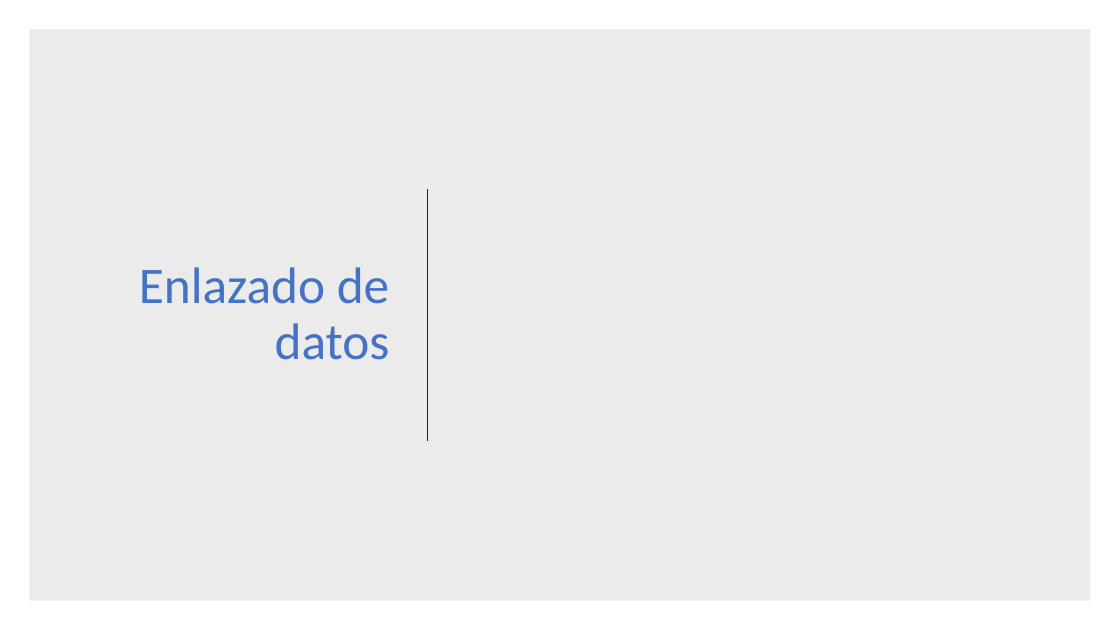
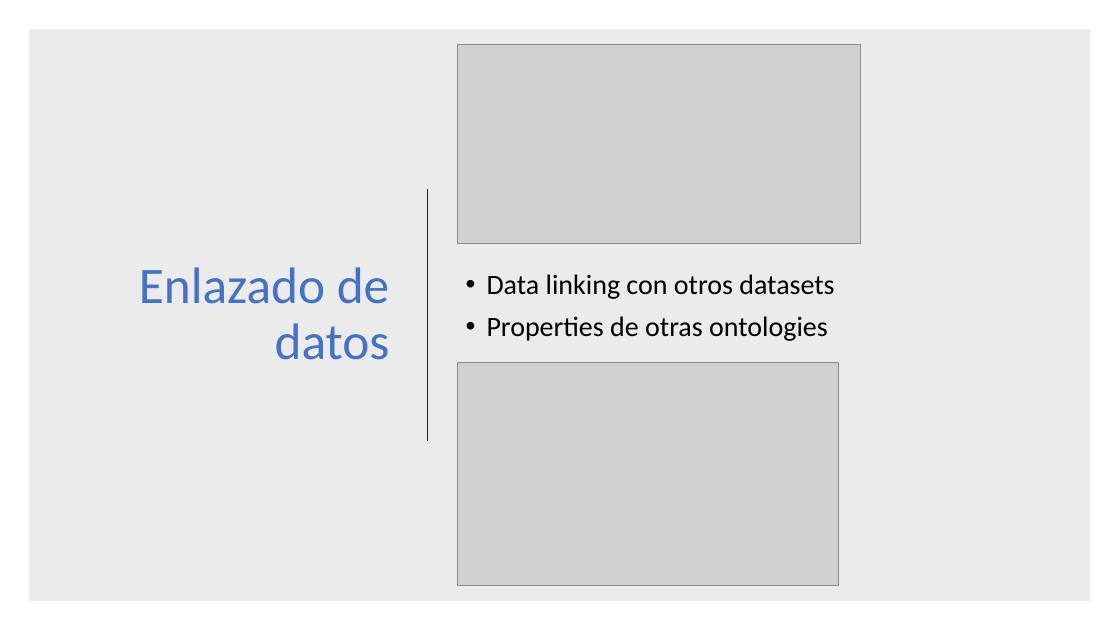
Before and after one commit to rubengomez97/Curso2018-2019, a slide deck: slide 11 of HandsOn/Group04/Presentacion.pptx. Drawn at 1120x630 pixels with LibreOffice and Linux fonts; fonts in the diff are those of the drawing; grey boxes stand for pictures. Boxes give left, top, right and bottom in pixels: in the first picture for what was removed or moved away, otherwise in the second. Text is boxed around its words. In the diff, an @@ line names an element or a change of style, - is before the commit and + after.

Commit message:
Presentation completed

```diff
--- a/HandsOn/Group04/Presentacion.pptx
+++ b/HandsOn/Group04/Presentacion.pptx
@@ picture added at [457,45,860,244] @@
@@ text added at [487,274,834,341], 24 pt, text #000000 @@
+• Data linking con otros datasets
+• Properties de otras ontologies
@@ picture added at [457,363,839,586] @@
```
Also in this commit, not shown: 1 other slide changed.
